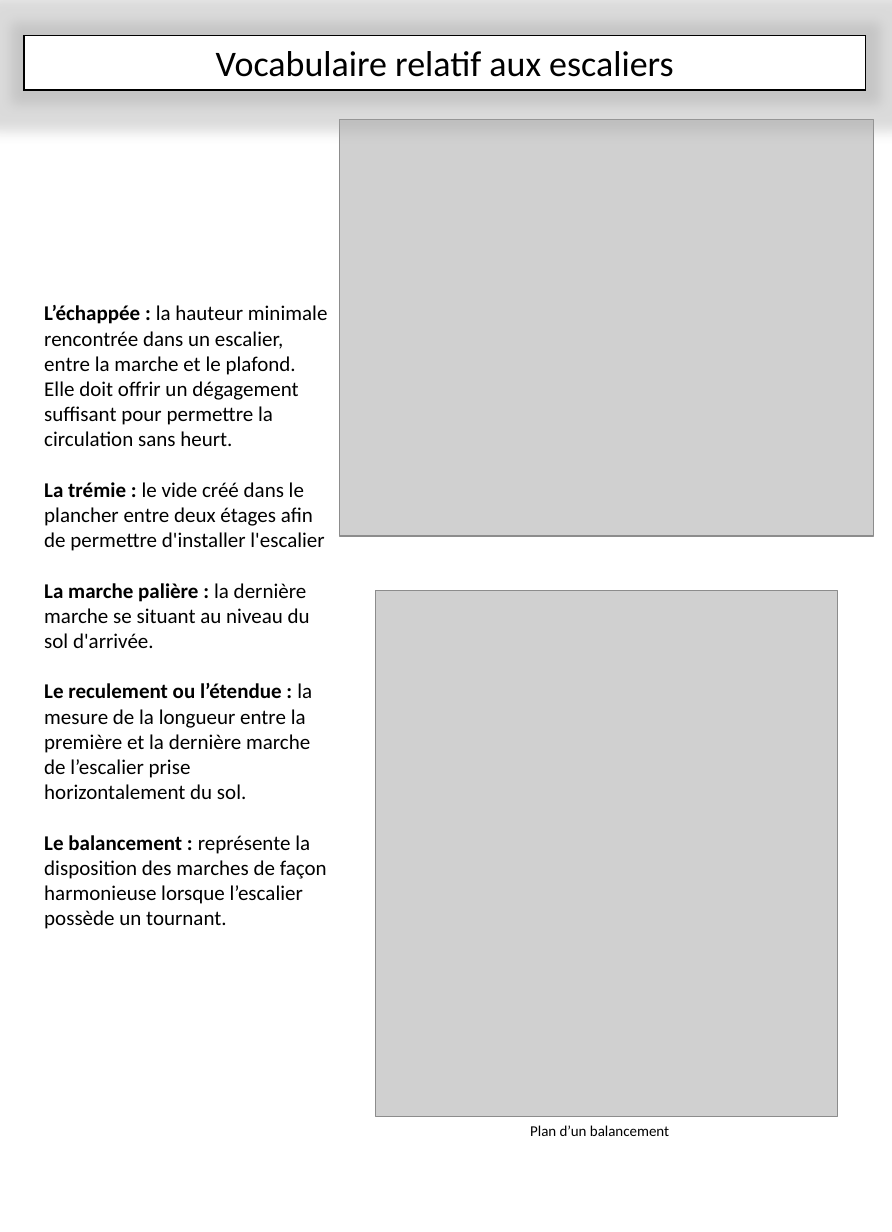
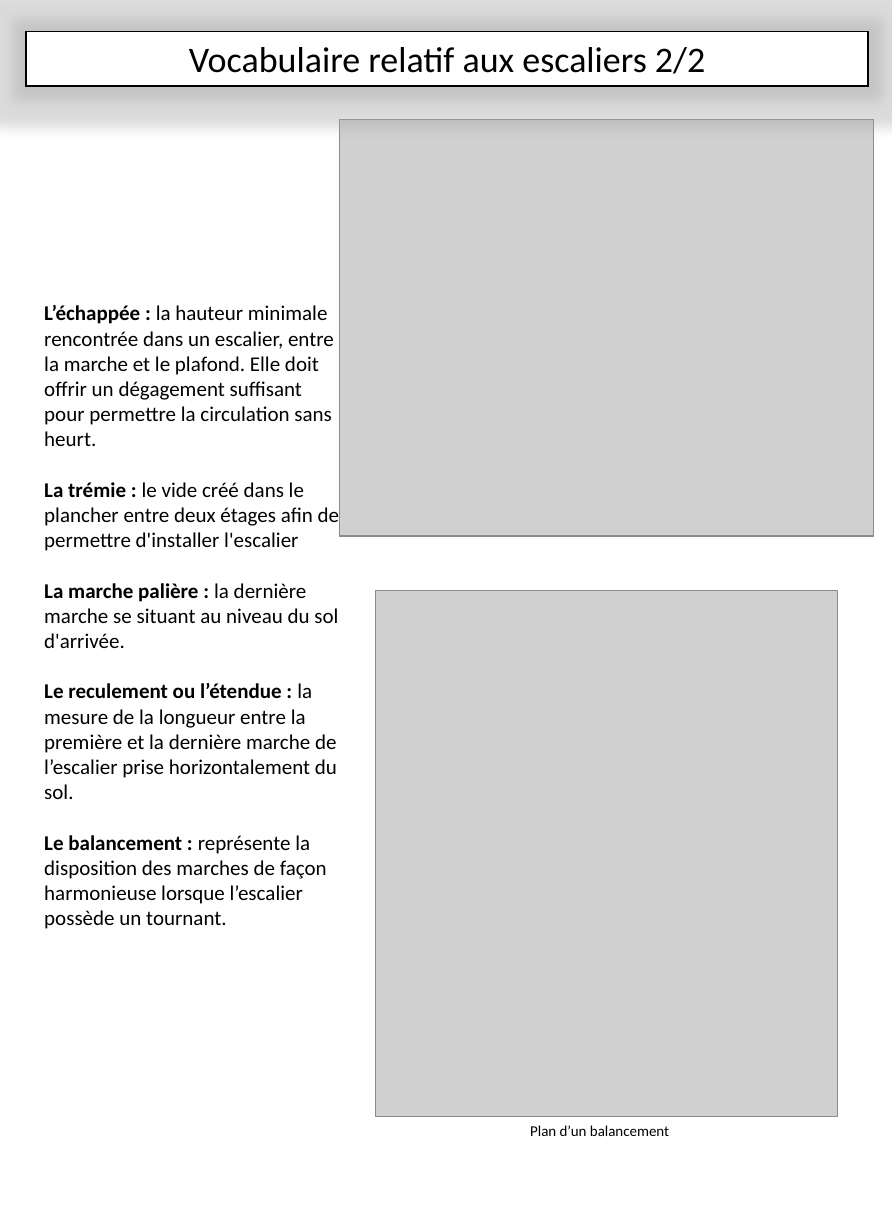
Before and after one commit to kduchevreuil/Cours-Menuiserie, a slide deck: slide 4 of Les escaliers.pptx. Drawn at 892x1232 pixels with LibreOffice and Linux fonts; fonts in the diff are those of the drawing; grey boxes stand for pictures. Boxes give left, top, right and bottom in pixels: in the first picture for what was removed or moved away, otherwise in the second. Text is boxed around its words. In the diff, an @@ line names an element or a change of style, - is before the commit and + after.

```diff
--- a/Les escaliers.pptx
+++ b/Les escaliers.pptx
@@ rectangle "Vocabulaire relatif aux escaliers 2/2": place and size @@
-rectangle "Vocabulaire relatif aux escaliers 2/2" at box(24, 36, 865, 90)
+rectangle "Vocabulaire relatif aux escaliers 2/2" at box(26, 31, 867, 85)
@@ text in rectangle at box(189, 47, 705, 74): text changed @@
-Vocabulaire relatif aux escaliers
+Vocabulaire relatif aux escaliers 2/2
@@ text "L’échappée : la hauteur minimale ..." rewrapped from box(44, 305, 328, 929) to box(44, 305, 339, 929) @@
```
Also in this commit, not shown: 10 other slides changed, 3 slides added, 1 other file.
